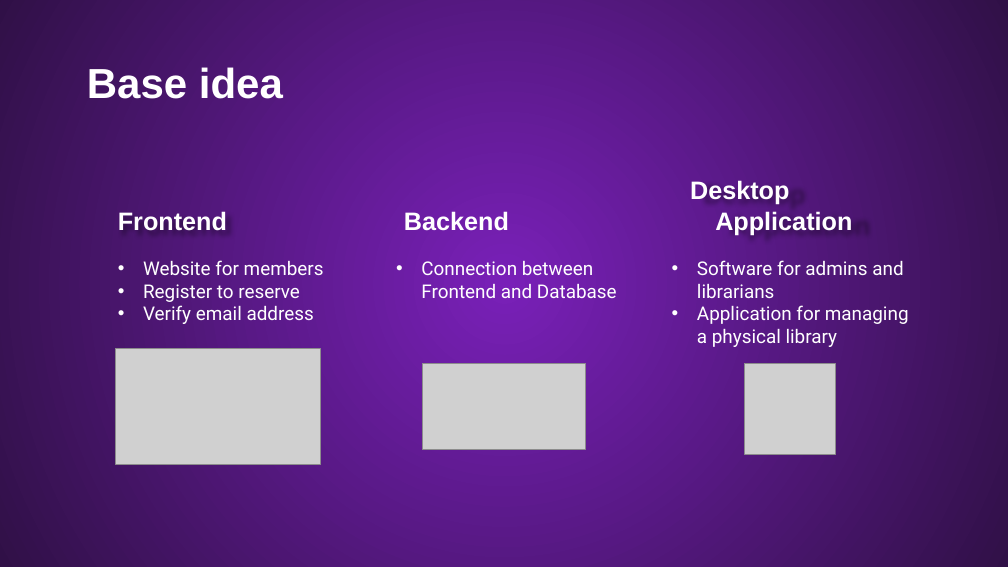
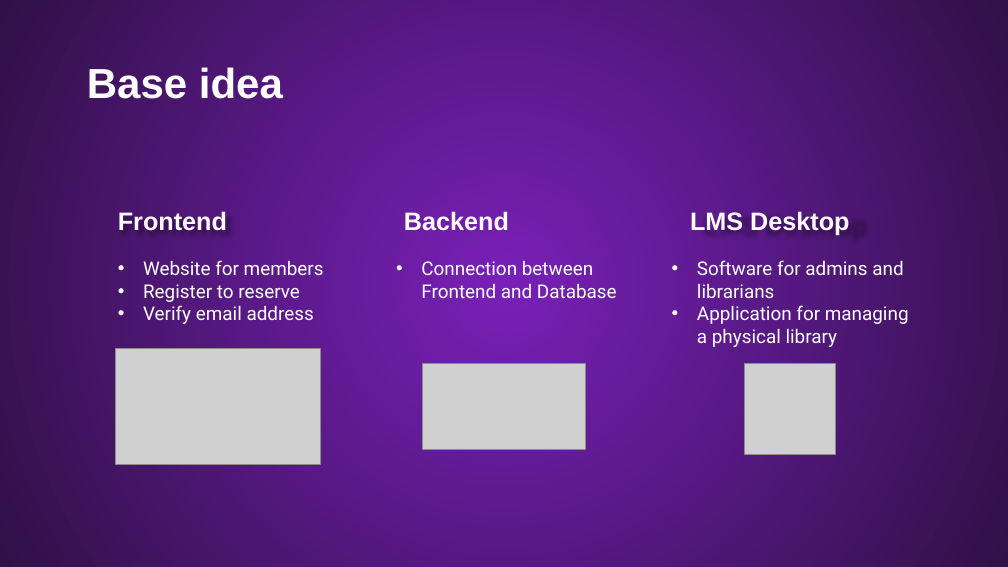
Before and after one commit to Palacsinta002/LMS, a slide deck: slide 4 of Presentation/LMS Presentation.pptx. Drawn at 1008x567 pixels with LibreOffice and Linux fonts; fonts in the diff are those of the drawing; grey boxes stand for pictures; background and template pictures are left out. Boxes give left, top, right and bottom in pixels: in the first picture for what was removed or moved away, otherwise in the second. Text is boxed around its words. In the diff, an @@ line names an element or a change of style, - is before the commit and + after.

```diff
--- a/Presentation/LMS Presentation.pptx
+++ b/Presentation/LMS Presentation.pptx
@@ subtitle at [690,211,849,235]: text changed @@
-Desktop Application
+LMS Desktop
```
Also in this commit, not shown: 6 other slides changed, 1 slide added, 5 other files.
